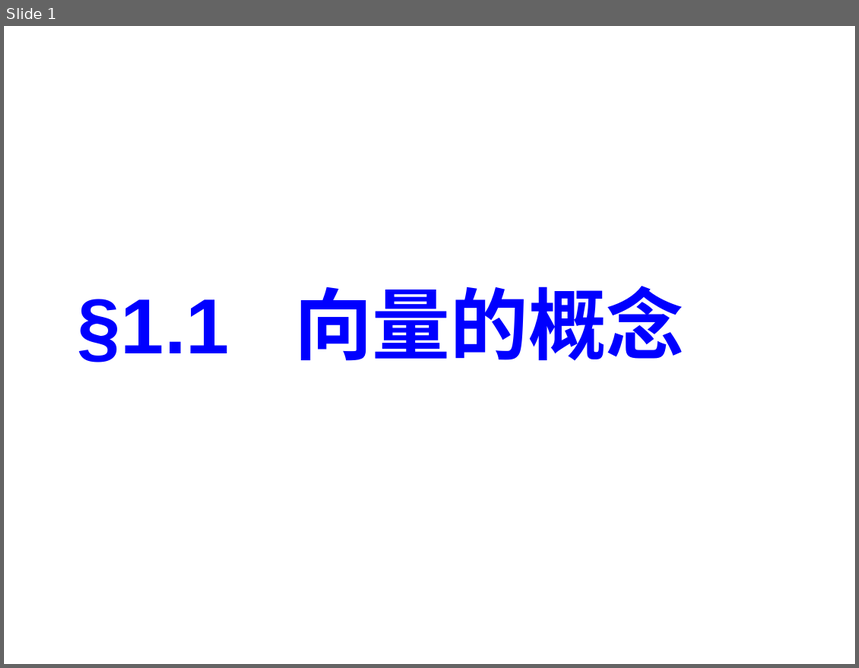
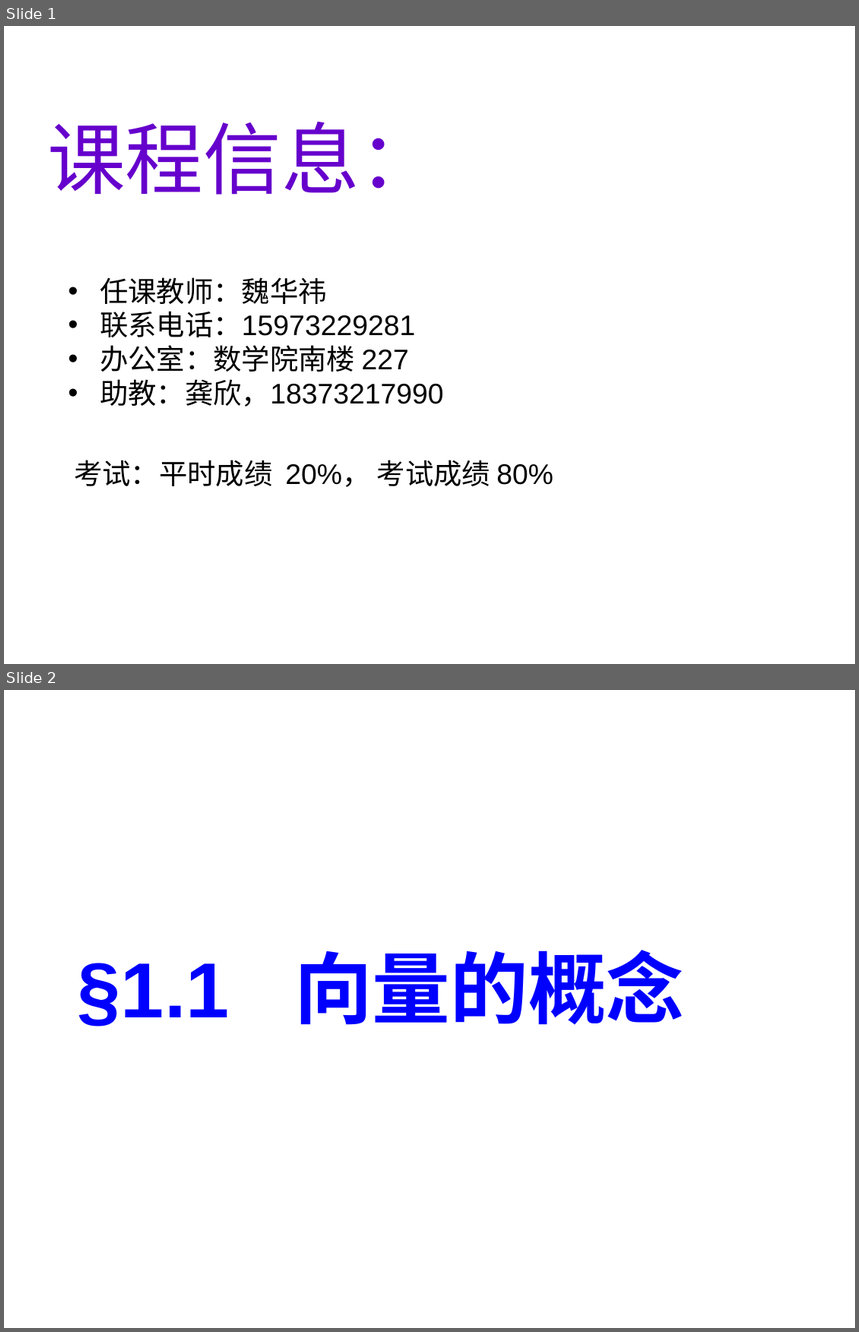
Before and after one commit to weihuayi/class, a slide deck: analyticgeometry/PPT/1-1.ppt. Shown one above the other, each under a label of ours: slide 1 before the commit, slides 1 and 2 after it. The pictures are 859x668 and 859x1332 pixels, drawn with LibreOffice and Linux fonts; fonts in the diff are those of the drawing; background and template pictures are left out. Boxes give left, top, right and bottom in pixels: in the first picture for what was removed or moved away, otherwise in the second. Text is boxed around its words. In the diff, an @@ line names an element or a change of style, - is before the commit and + after.

```diff
--- a/analyticgeometry/PPT/1-1.ppt
+++ b/analyticgeometry/PPT/1-1.ppt
@@ slide 1 added at [4, 26, 855, 664], background #FFFFFF @@
@@ text added at [47, 122, 437, 195], 66 pt, text #6600CC @@
+课程信息：
@@ text added at [100, 278, 443, 407], 24 pt, text #000000 @@
+• 任课教师：魏华祎
+• 联系电话：15973229281
+• 办公室：数学院南楼 227
+• 助教：龚欣，18373217990
@@ text added at [74, 460, 553, 487], 24 pt, text #000000 @@
+考试：平时成绩 20%， 考试成绩 80%
@@ what was slide 1 is now slide 2 @@
```
Also in this commit, not shown: 3 slides changed, 8 other files.
